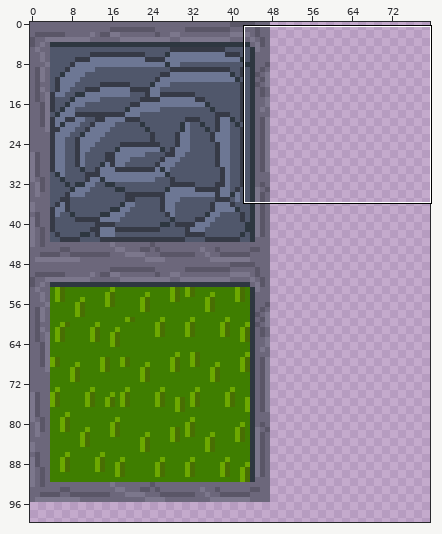
Pixel-art file: sprites/TileSets.ase. The picture above shows the old version from afar; the outline marks the close-up.
Close-up. Before the commit:
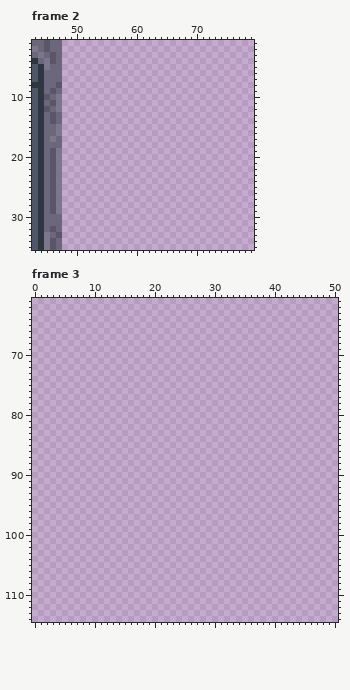
80x128 pixels, 4 frames. Colours within 5 levels of each other are drawn and written as one. Shown: frame 2: x 43..79, y 1..35; frame 3: x 0..50, y 61..114. The wide view leaves out empty margins. The commit also changed other frames or places, which this record leaves out.
The same view after the edit:
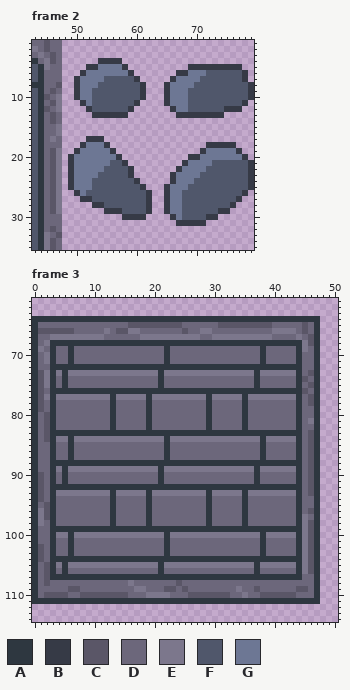
Palette (. is transparent): A #2e3740  B #363a46  C #5a5667  D #6c677b  E #7c778c  F #50576b  G #6d7794
From old to new:
--- frame 2
@@ x 43..79 @@
  3 DEDCD................................
- 4 ADECD................................
- 5 FAEDD................................
- 6 FADDD................................
- 7 FADDD................................
- 8 AADDC................................
- 9 FADCD................................
-10 FACDE................................
-11 FADCE................................
-12 FACDE................................
-13 FADCD................................
+ 4 ADECD......BBBB......................
+ 5 FAEDD....BBGGGGB..........BBBBBBBBB..
+ 6 FADDD...BGGGGGGGB.......BBGGGFFFFFFB.
+ 7 FADDD..BGGGGFFFFFB.....BGGGGFFFFFFFB.
+ 8 AADDC..BGGGFFFFFFFB...BGGGGFFFFFFFFFB
+ 9 FADCD..BGGFFFFFFFFB...BGGGFFFFFFFFFFB
+10 FACDE..BGGFFFFFFFFB...BGGGFFFFFFFFFFB
+11 FADCE...BGFFFFFFFB....BGGGFFFFFFFFFB.
+12 FACDE....BFFFFFFB......BGGFFFFFFBBB..
+13 FADCD.....BBBBBB........BBBBBBBB.....
 14 FADCD................................
@@ x 43..79 @@
 16 FADDE................................
-17 FADED................................
-18 FADDD................................
-19 FADCE................................
-20 FADCE................................
-21 FADCE................................
-22 FADCE................................
-23 FADCE................................
-24 FADCE................................
-25 FADCE................................
-26 FADCE................................
-27 FADCE................................
-28 FADCE................................
-29 FADCE................................
-30 FADDD................................
-31 FADDD................................
+17 FADED....BBB.........................
+18 FADDD...BGGGB................BBBBB...
+19 FADCE..BGGGGGB..............BGGGGGB..
+20 FADCE.BGGGGGGGB...........BBGGGGGGGB.
+21 FADCE.BGGGGGGFFB.........BGGGGFFFFFFB
+22 FADCE.BGGGGGFFFFB.......BGGGGFFFFFFFB
+23 FADCE.BGGGGFFFFFB......BGGGGFFFFFFFFB
+24 FADCE.BGGGFFFFFFFB.....BGGGFFFFFFFFFB
+25 FADCE.BGGGFFFFFFFFB...BGGGFFFFFFFFFFB
+26 FADCE..BGFFFFFFFFFFB..BGGFFFFFFFFFFB.
+27 FADCE...BBFFFFFFFFFB..BGGFFFFFFFFFB..
+28 FADCE.....BBFFFFFFFB..BGGFFFFFFFFB...
+29 FADCE.......BBBFFFFB..BGGFFFFFFBB....
+30 FADDD..........BBBB....BGFFFFBB......
+31 FADDD...................BBBBB........
 32 FADCD................................
--- frame 3
@@ x 0..50 @@
  63 ...................................................
- 64 ...................................................
- 65 ...................................................
- 66 ...................................................
- 67 ...................................................
- 68 ...................................................
- 69 ...................................................
- 70 ...................................................
- 71 ...................................................
- 72 ...................................................
- 73 ...................................................
- 74 ...................................................
- 75 ...................................................
- 76 ...................................................
- 77 ...................................................
- 78 ...................................................
- 79 ...................................................
- 80 ...................................................
- 81 ...................................................
- 82 ...................................................
- 83 ...................................................
- 84 ...................................................
- 85 ...................................................
- 86 ...................................................
- 87 ...................................................
- 88 ...................................................
- 89 ...................................................
- 90 ...................................................
- 91 ...................................................
- 92 ...................................................
- 93 ...................................................
- 94 ...................................................
- 95 ...................................................
- 96 ...................................................
- 97 ...................................................
- 98 ...................................................
- 99 ...................................................
-100 ...................................................
-101 ...................................................
-102 ...................................................
-103 ...................................................
-104 ...................................................
-105 ...................................................
-106 ...................................................
-107 ...................................................
-108 ...................................................
-109 ...................................................
-110 ...................................................
-111 ...................................................
+ 64 AAAAAAAAAAAAAAAAAAAAAAAAAAAAAAAAAAAAAAAAAAAAAAAA...
+ 65 ADDDDDDDDDDDDDDDCCCCCCCCCDDDDDDCCCCCCCCCDDDDDCDA...
+ 66 ACCCCCCDDDDDEDCCEEDDDDDDDCDDEEDDDDDDDDDDEEEEDCDA...
+ 67 ADDEEEEEEEEEDDDDDDEEEEEEEEEEDDEEEEEEEEEEDDDDEDCA...
+ 68 ADEAAAAAAAAAAAAAAAAAAAAAAAAAAAAAAAAAAAAAAAAAAECA...
+ 69 AEDADDADDDDDDDDDDDDDDDADDDDDDDDDDDDDDDADDDDDAEDA...
+ 70 ADEADDADDDDDDDDDDDDDDDADDDDDDDDDDDDDDDADDDDDADDA...
+ 71 ADEADDADDDDDDDDDDDDDDDADDDDDDDDDDDDDDDADDDDDADDA...
+ 72 ADDAAAAAAAAAAAAAAAAAAAAAAAAAAAAAAAAAAAAAAAAAADDA...
+ 73 ACEAEAEEEEEEEEEEEEEEEAEEEEEEEEEEEEEEEAEEEEEEADCA...
+ 74 ACEADADDDDDDDDDDDDDDDADDDDDDDDDDDDDDDADDDDDDACDA...
+ 75 ACEADADDDDDDDDDDDDDDDADDDDDDDDDDDDDDDADDDDDDADCA...
+ 76 ACDAAAAAAAAAAAAAAAAAAAAAAAAAAAAAAAAAAAAAAAAAACDA...
+ 77 ACEAEEEEEEEEEAEEEEEAEEEEEEEEEAEEEEEAEEEEEEEEADCA...
+ 78 ACDADDDDDDDDDADDDDDADDDDDDDDDADDDDDADDDDDDDDADCA...
+ 79 ACDADDDDDDDDDADDDDDADDDDDDDDDADDDDDADDDDDDDDADDA...
+ 80 ADCADDDDDDDDDADDDDDADDDDDDDDDADDDDDADDDDDDDDADDA...
+ 81 ADCADDDDDDDDDADDDDDADDDDDDDDDADDDDDADDDDDDDDADEA...
+ 82 ADCADDDDDDDDDADDDDDADDDDDDDDDADDDDDADDDDDDDDADDA...
+ 83 ADCAAAAAAAAAAAAAAAAAAAAAAAAAAAAAAAAAAAAAAAAAADCA...
+ 84 ADCAEEAEEEEEEEEEEEEEEEAEEEEEEEEEEEEEEEAEEEEEADCA...
+ 85 ADDADDADDDDDDDDDDDDDDDADDDDDDDDDDDDDDDADDDDDADCA...
+ 86 ADDADDADDDDDDDDDDDDDDDADDDDDDDDDDDDDDDADDDDDADCA...
+ 87 ADDADDADDDDDDDDDDDDDDDADDDDDDDDDDDDDDDADDDDDADCA...
+ 88 ADDAAAAAAAAAAAAAAAAAAAAAAAAAAAAAAAAAAAAAAAAAADCA...
+ 89 ADDAEAEEEEEEEEEEEEEEEAEEEEEEEEEEEEEEEAEEEEEEADCA...
+ 90 ACDADADDDDDDDDDDDDDDDADDDDDDDDDDDDDDDADDDDDDADCA...
+ 91 ACDADADDDDDDDDDDDDDDDADDDDDDDDDDDDDDDADDDDDDADCA...
+ 92 ACDAAAAAAAAAAAAAAAAAAAAAAAAAAAAAAAAAAAAAAAAAADCA...
+ 93 ACDAEEEEEEEEEAEEEEEAEEEEEEEEEAEEEEEAEEEEEEEEADCA...
+ 94 ACDADDDDDDDDDADDDDDADDDDDDDDDADDDDDADDDDDDDDADDA...
+ 95 ADCADDDDDDDDDADDDDDADDDDDDDDDADDDDDADDDDDDDDADDA...
+ 96 AECADDDDDDDDDADDDDDADDDDDDDDDADDDDDADDDDDDDDADCA...
+ 97 AECADDDDDDDDDADDDDDADDDDDDDDDADDDDDADDDDDDDDAEDA...
+ 98 AEDADDDDDDDDDADDDDDADDDDDDDDDADDDDDADDDDDDDDAECA...
+ 99 ADDAAAAAAAAAAAAAAAAAAAAAAAAAAAAAAAAAAAAAAAAAAECA...
+100 ADDAEEAEEEEEEEEEEEEEEEAEEEEEEEEEEEEEEEAEEEEEAECA...
+101 ADDADDADDDDDDDDDDDDDDDADDDDDDDDDDDDDDDADDDDDAECA...
+102 ACDADDADDDDDDDDDDDDDDDADDDDDDDDDDDDDDDADDDDDAECA...
+103 ACDADDADDDDDDDDDDDDDDDADDDDDDDDDDDDDDDADDDDDAECA...
+104 ACDAAAAAAAAAAAAAAAAAAAAAAAAAAAAAAAAAAAAAAAAAAECA...
+105 ADCAEAEEEEEEEEEEEEEEEAEEEEEEEEEEEEEEEAEEEEEEAECA...
+106 ADCADADDDDDDDDDDDDDDDADDDDDDDDDDDDDDDADDDDDDAECA...
+107 ADCAAAAAAAAAAAAAAAAAAAAAAAAAAAAAAAAAAAAAAAAAADDA...
+108 ADCDDDDDDDDDDDDDEDDDDDDDCDDDDDDDDDDDDDDDDDDDDDDA...
+109 ADDDDDCCDDDDDDDDDEEDDDCCDCDDDDDDDDEDDCDDDDDDCCDA...
+110 ADCCCCDDCCCCCCCCDDDEEEEDDDCCCCCCCDDEDDCCCCCCDDDA...
+111 AAAAAAAAAAAAAAAAAAAAAAAAAAAAAAAAAAAAAAAAAAAAAAAA...
 112 ...................................................
